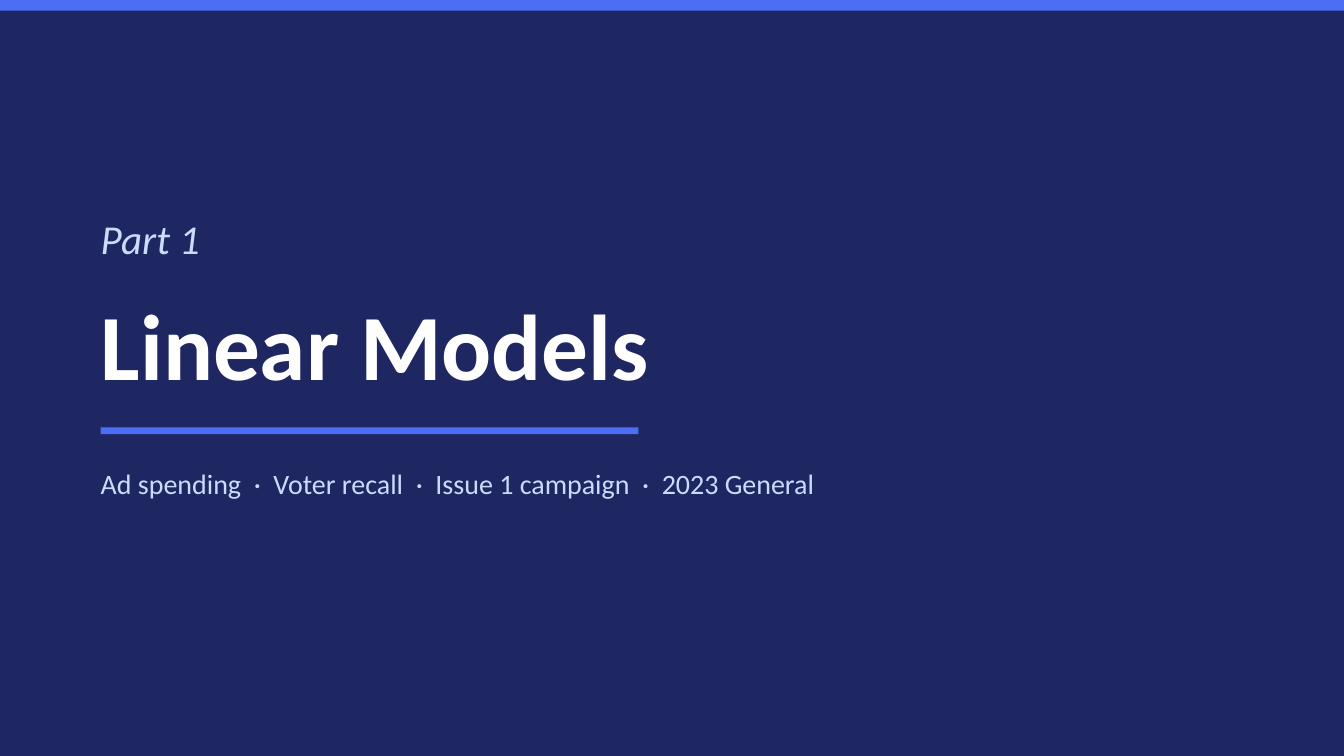
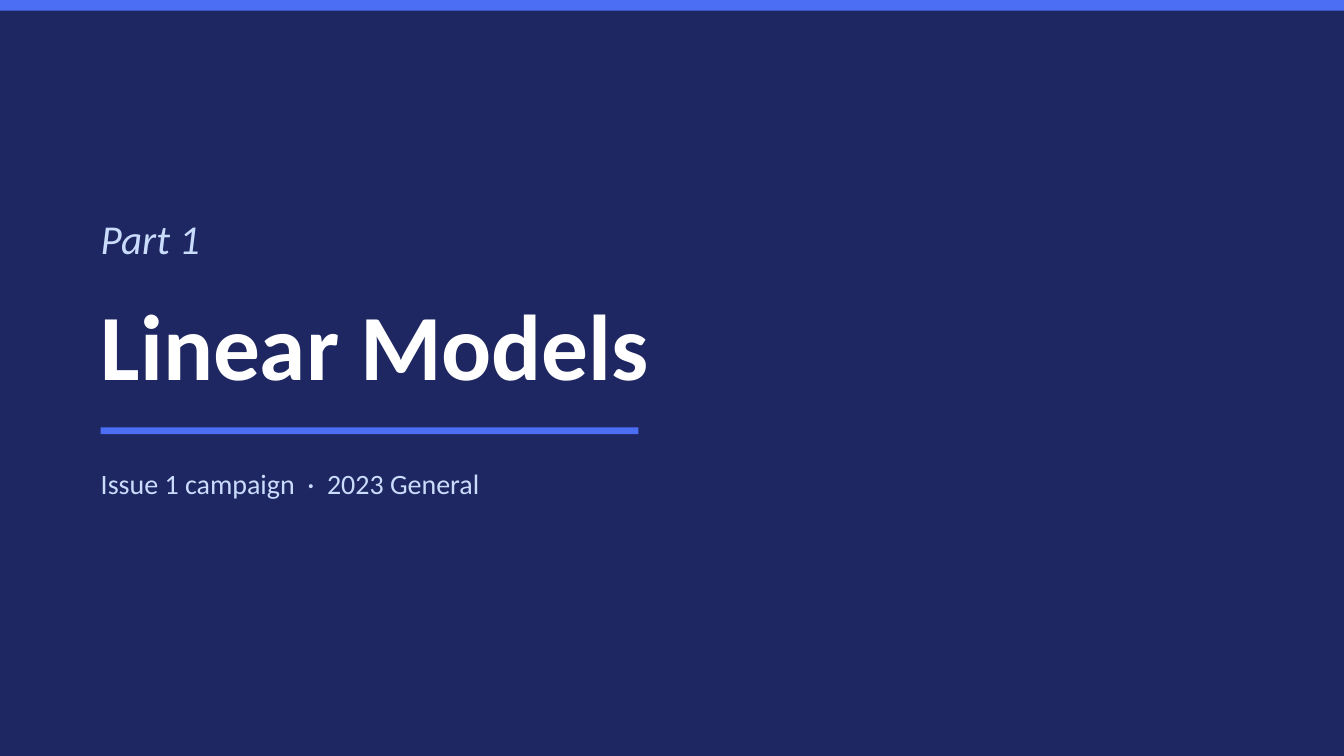
Before and after one commit to cballard18/campaign-stats-modeling-intro, a slide deck: slide 3 of Predictive_Modeling_Lunch_Learn.pptx. Drawn at 1344x756 pixels with LibreOffice and Linux fonts; fonts in the diff are those of the drawing. Boxes give left, top, right and bottom in pixels: in the first picture for what was removed or moved away, otherwise in the second. Text is boxed around its words. In the diff, an @@ line names an element or a change of style, - is before the commit and + after.

```diff
--- a/Predictive_Modeling_Lunch_Learn.pptx
+++ b/Predictive_Modeling_Lunch_Learn.pptx
@@ text at (101,474,479,499): text changed @@
-Ad spending · Voter recall · Issue 1 campaign · 2023 General
+Issue 1 campaign · 2023 General
```
Also in this commit, not shown: 13 other slides changed.
